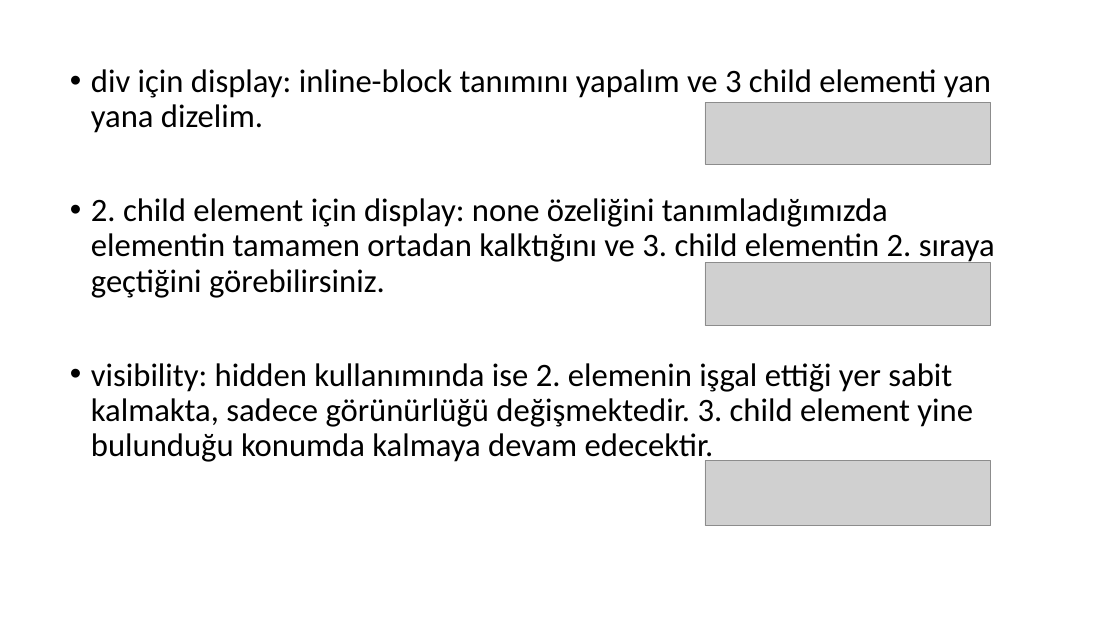
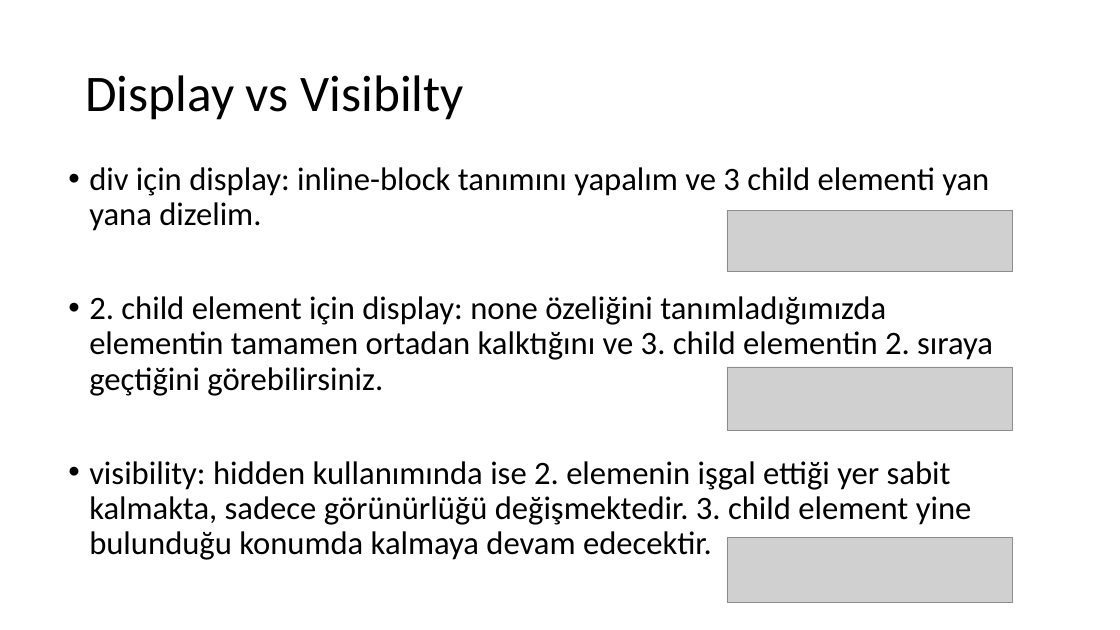
Before and after one commit to 207-Atmosware-Java-Bootcamp/1-hafta-carsamba-odevi-tolgagur, a slide deck: slide 28 of tolgagureli.pptx (slide 27 before the commit). Drawn at 1120x630 pixels with LibreOffice and Linux fonts; fonts in the diff are those of the drawing; grey boxes stand for pictures. Boxes give left, top, right and bottom in pixels: in the first picture for what was removed or moved away, otherwise in the second. Text is boxed around its words. In the diff, an @@ line names an element or a change of style, - is before the commit and + after.

Commit message:
pptx edit

```diff
--- a/tolgagureli.pptx
+++ b/tolgagureli.pptx
@@ title added at box(85, 75, 464, 120), 44 pt, text #000000 @@
+Display vs Visibilty
@@ text "div için display: inline-block tanımını ...": place and size @@
-text "div için display: inline-block tanımını ..." at box(91, 69, 995, 465)
+text "div için display: inline-block tanımını ..." at box(89, 167, 993, 560)
@@ picture: place and size @@
-picture at box(705, 103, 991, 164)
+picture at box(727, 210, 1012, 271)
@@ picture: place and size @@
-picture at box(705, 263, 991, 326)
+picture at box(727, 367, 1012, 430)
@@ picture: place and size @@
-picture at box(705, 460, 991, 525)
+picture at box(727, 538, 1012, 602)
```
Also in this commit, not shown: 2 other slides changed, 1 slide added.
